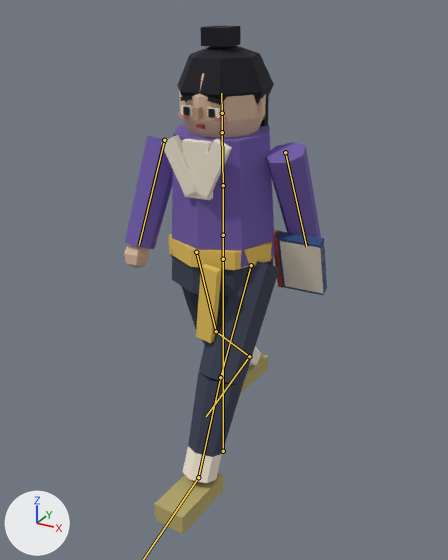
Two versions of the glTF model unity/Assets/Resources/Models/Npc/npc_N205.glb, one commit apart.
Camera for both pictures: a 50 mm camera at (0.78, -1.415, 1.31) aimed at (0.017, -0.027, 0.616). Lighting does not change. The marker at lower left points along +X, +Y and +Z. The older version comes first. Both versions are drawn at frame 14 of the action 'Walk'; the numbers are the values there. The bones that change, and the others that lie on the model, are drawn over the model as lines.

Names of what the first picture shows: 'npc_N205_part0', 'npc_N205_part1', 'npc_N205_part10', 'npc_N205_part11', 'npc_N205_part12', 'npc_N205_part13', 'npc_N205_part2', 'npc_N205_part3', 'npc_N205_part4', 'npc_N205_part5', 'npc_N205_part6', 'npc_N205_part7', 'npc_N205_part8', 'npc_N205_part9'.
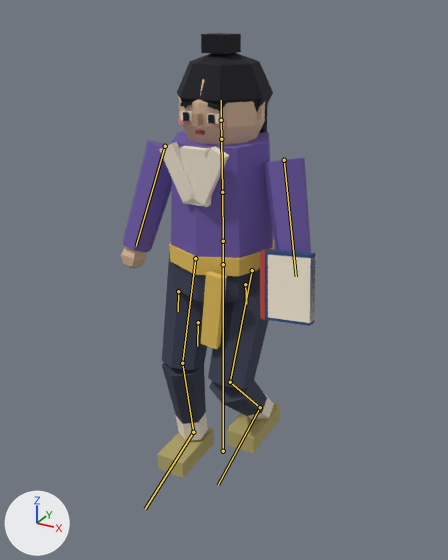
What differs and where, as boxes [x1, y1, x2, y2] in the pictures (448 x 560 px):
'npc_N205_part4', posed: before [125, 125, 321, 267]; after [123, 131, 311, 258]
'npc_N205_part0', posed: before [171, 255, 280, 457]; after [162, 251, 269, 424]
'npc_N205_part1', posed (13% shorter): before [161, 105, 327, 483]; after [159, 111, 316, 441]
'npc_N205_part2', posed (8% wider, 58% shorter): before [154, 354, 268, 534]; after [157, 403, 280, 478]
'npc_N205_part11', posed: before [177, 26, 274, 126]; after [177, 33, 273, 133]
'npc_N205_part3', posed: before [169, 229, 276, 343]; after [169, 236, 274, 349]
'npc_N205_part5', posed: before [124, 73, 266, 268]; after [121, 79, 265, 268]
'npc_N205_part12', posed (20% taller): before [276, 231, 327, 295]; after [265, 249, 315, 326]
'npc_N205_part13', posed: before [273, 230, 283, 288]; after [260, 249, 270, 320]
'npc_N205_part8', posed: before [179, 111, 226, 123]; after [178, 117, 226, 129]
'npc_N205_part6', posed: before [183, 106, 215, 118]; after [183, 112, 215, 124]
'npc_N205_part9', posed (7% shorter): before [192, 107, 202, 120]; after [192, 113, 202, 125]
bone 'Hips', root to tip: before (223, 259) to (223, 235); after (223, 264) to (223, 241)
bone 'Chest', root to tip: before (223, 185) to (222, 132); after (222, 192) to (221, 139)
bone 'Head', root to tip: before (222, 113) to (221, 93); after (221, 120) to (221, 100)
bone 'UpperArm.L', root to tip: before (285, 152) to (306, 246); after (284, 160) to (296, 276)
bone 'UpperArm.R', root to tip: before (164, 140) to (139, 245); after (165, 146) to (136, 246)
bone 'UpperLeg.L', root to tip: before (251, 265) to (220, 377); after (252, 270) to (230, 382)
bone 'LowerLeg.L', root to tip: before (220, 377) to (198, 477); after (230, 382) to (260, 407)
bone 'UpperLeg.R', root to tip: before (196, 252) to (216, 331); after (195, 258) to (182, 363)
bone 'LowerLeg.R', root to tip: before (216, 331) to (249, 356); after (182, 363) to (193, 432)
bone 'Foot.R', root to tip: before (249, 356) to (206, 416); after (193, 432) to (145, 509)

What changed in the scene script:
```text
Change bone_hips:
    where bone_hips = bpy.data.objects['Armature'].pose.bones['Hips']  # child of 'Root'
    bone_hips.location: (0.0, 0.001, 0.0) -> (0.0, -0.015, 0.0)
    bone_hips.rotation_quaternion: (0.999, 0.0, -0.043, 0.0) -> (1.0, 0.007, -0.004, 0.0)  # degrees (0, -5, 0) -> degrees (1, 0, 0)
Change bone_chest:
    where bone_chest = bpy.data.objects['Armature'].pose.bones['Chest']  # child of 'Spine'
    bone_chest.rotation_quaternion: (0.998, 0.017, 0.06, -0.001) -> (1.0, 0.007, 0.004, 0.0)  # degrees (2, 7, 0) -> degrees (1, 0, 0)
Change bone_head:
    where bone_head = bpy.data.objects['Armature'].pose.bones['Head']  # child of 'Neck'
    bone_head.rotation_quaternion: (1.0, 0.0, -0.026, 0.0) -> (1.0, -0.017, -0.006, 0.0)  # degrees (0, -3, 0) -> degrees (-2, -1, 0)
Change bone_upperarm_l:
    where bone_upperarm_l = bpy.data.objects['Armature'].pose.bones['UpperArm.L']  # child of 'Chest'
    bone_upperarm_l.rotation_quaternion: (0.988, 0.152, 0.018, 0.018) -> (0.994, -0.086, -0.006, -0.063)  # degrees (17, 2, 2) -> degrees (-10, -1, -7)
Change bone_upperarm_r:
    where bone_upperarm_r = bpy.data.objects['Armature'].pose.bones['UpperArm.R']  # child of 'Chest'
    bone_upperarm_r.rotation_quaternion: (-0.982, 0.184, -0.022, -0.022) -> (-0.989, 0.132, -0.009, -0.068)  # degrees (-21, 3, 2) -> degrees (-15, 2, 8)
Change bone_upperleg_l:
    where bone_upperleg_l = bpy.data.objects['Armature'].pose.bones['UpperLeg.L']  # child of 'Hips'
    bone_upperleg_l.rotation_quaternion: (0.97, -0.242, 0.0, 0.0) -> (0.979, -0.205, 0.0, 0.0)  # degrees (-28, 0, 0) -> degrees (-24, 0, 0)
Change bone_lowerleg_l:
    where bone_lowerleg_l = bpy.data.objects['Armature'].pose.bones['LowerLeg.L']  # child of 'UpperLeg.L'
    bone_lowerleg_l.rotation_quaternion: (0.999, 0.048, 0.0, 0.0) -> (0.836, 0.549, 0.0, 0.0)  # degrees (5, 0, 0) -> degrees (67, 0, 0)
Change bone_foot_l:
    where bone_foot_l = bpy.data.objects['Armature'].pose.bones['Foot.L']  # child of 'LowerLeg.L'
    bone_foot_l.rotation_quaternion: (0.98, 0.2, 0.0, 0.0) -> (0.933, -0.36, 0.0, 0.0)  # degrees (23, 0, 0) -> degrees (-42, 0, 0)
Change bone_upperleg_r:
    where bone_upperleg_r = bpy.data.objects['Armature'].pose.bones['UpperLeg.R']  # child of 'Hips'
    bone_upperleg_r.rotation_quaternion: (-0.988, -0.154, 0.0, 0.0) -> (0.99, -0.14, 0.0, 0.0)  # degrees (18, 0, 0) -> degrees (-16, 0, 0)
Change bone_lowerleg_r:
    where bone_lowerleg_r = bpy.data.objects['Armature'].pose.bones['LowerLeg.R']  # child of 'UpperLeg.R'
    bone_lowerleg_r.rotation_quaternion: (0.968, 0.25, 0.0, 0.0) -> (0.976, 0.218, 0.0, 0.0)  # degrees (29, 0, 0) -> degrees (25, 0, 0)
Change bone_foot_r:
    where bone_foot_r = bpy.data.objects['Armature'].pose.bones['Foot.R']  # child of 'LowerLeg.R'
    bone_foot_r.rotation_quaternion: (0.917, -0.398, 0.0, 0.0) -> (0.996, -0.087, 0.0, 0.0)  # degrees (-47, 0, 0) -> degrees (-10, 0, 0)
```
